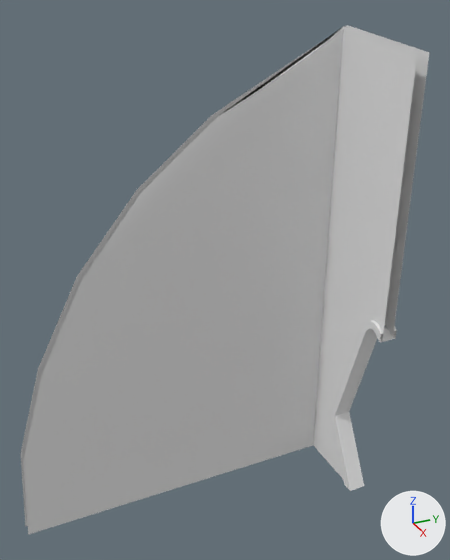
The FBX model Import/Module_MurAngle_Quartier_Reverse.fbx, before and after one commit.
Rendered twice from a 50 mm camera at (8.71, -8.17, 8.3) aimed at (0.91, -4.66, 4.4). Every picture has the same lights, and +X, +Y and +Z are marked at lower right. Where no turn or scale is listed for an object, it has been applied to the vertices. Vertices at the same position are counted once.

Names of what the first picture shows: 'Line005'.
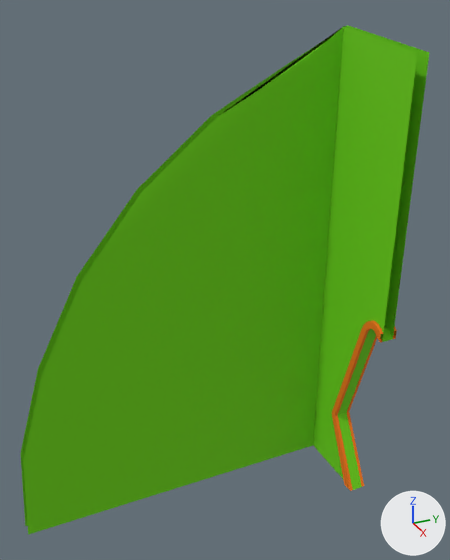
Diff of the bpy script that builds the scene:
```diff
--- a/Import/Module_MurAngle_Quartier_Reverse.fbx.py
+++ b/Import/Module_MurAngle_Quartier_Reverse.fbx.py
@@ mat_material__42 @@
+mat_material__42 = principled_material('Material #42')
+mat_material__42.base_color = (0.153, 0.655, 0.0)  # green #6dd400
+mat_material__42.roughness = 0.859
@@ mat_material__43 @@
+mat_material__43 = principled_material('Material #43')
+mat_material__43.base_color = (0.91, 0.184, 0.0)  # orange #f57700
+mat_material__43.roughness = 0.859
@@ me_mesh @@
 me_mesh.from_pydata(...)  # 308 vertices, 404 faces; spans x 0.0..1.91, y -8.0..-2.12, z 0.0..7.88
 # used by ob_line005; location = (0.0, 0.0, 0.0)
+# me_mesh part 1: 92 of the faces centred in x 0.61..1.87, y -2.38..-2.18, z 0.0..3.64 switch from no material to mat_material__42 (green #6dd400)
+# me_mesh part 2: 21 of the faces centred in x 0.0..1.91, y -2.48..-2.18, z 4.75..5.17 switch from no material to mat_material__42 (green #6dd400)
+# me_mesh part 3: 16 of the faces centred in x 0.0..0.2, y -7.96..-3.28, z 0.51..7.33 switch from no material to mat_material__42 (green #6dd400)
+# me_mesh part 4: 3 of the faces centred in x 0.0..0.2, y -6.08..-5.83, z 0.51..1.52 switch from no material to mat_material__42 (green #6dd400)
+# me_mesh part 5: 272 of the faces centred in x 0.82..1.88, y -2.43..-2.12, z 0.0..3.57 switch from no material to mat_material__43 (orange #f57700)
```

Location of each change, (x1, y1, x2, y2) in pixels of the pictures (450 x 560 px):
part 1 of me_mesh, recoloured (grey to green): (313, 56, 429, 490) in both
part 2 of me_mesh, recoloured (grey to green): (295, 25, 429, 444) in both
part 3 of me_mesh, recoloured (grey to green): (24, 26, 344, 460) in both
part 4 of me_mesh, recoloured (grey to green): (20, 369, 313, 535) in both
part 5 of me_mesh, recoloured (grey to orange): (332, 321, 397, 491) in both
